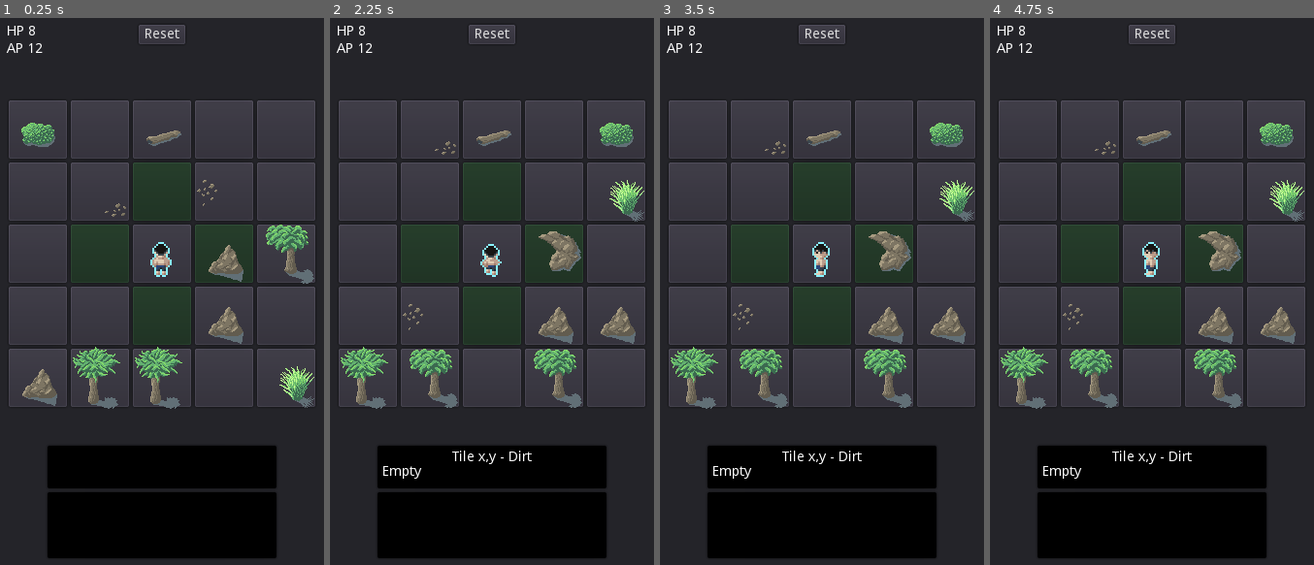
Above: before the commit, frames 1-4 (left to right).
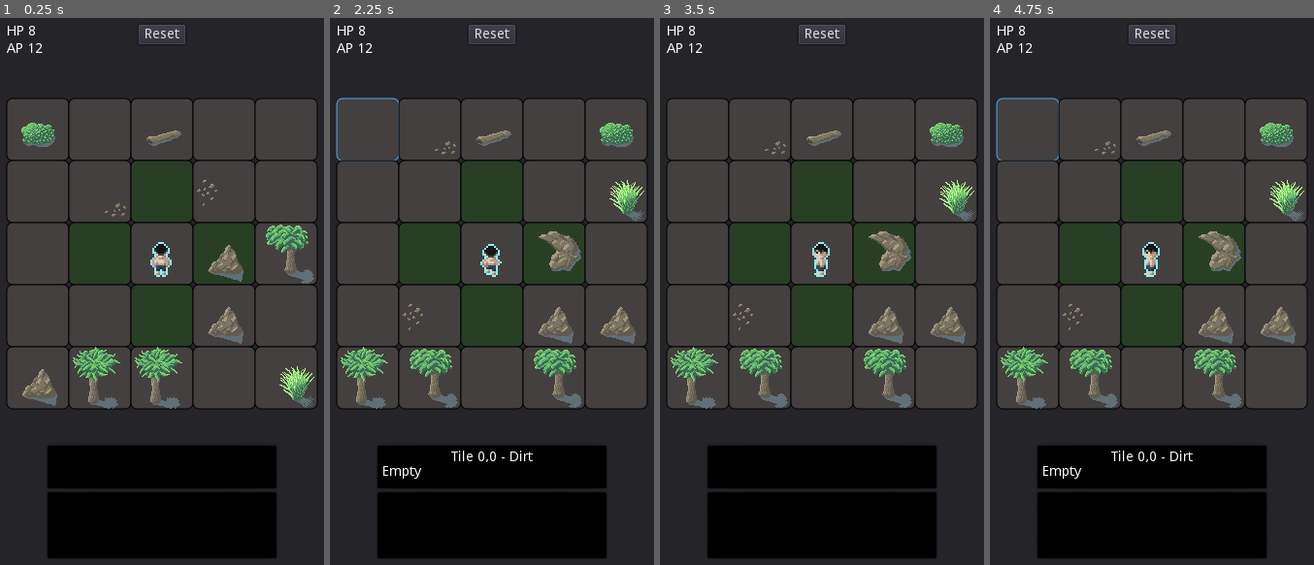
Above: after the commit, the same moments.

Repository: jerrymander/crafting-rpg-tactics
Game: Godot game, scene res://Base.tscn
Same seed, same stepped clock (60 frames per second), same inputs: the game is played once before the commit and once after it.
Inputs (mouse positions are in pixels of both pictures, inside the frame that each line leads up to):
- Up to frame 1 (0.25 s): no input
- Up to frame 2 (2.25 s): click (368, 127) at 0.52 s; click "Reset" at 1.25 s; click (368, 127) at 2.02 s
- Up to frame 3 (3.5 s): click (698, 127) at 2.77 s
- Up to frame 4 (4.75 s): tap Enter at 4.25 s

The runs differ from the first frame. In frame 1, 4.3% of the frame differs, in the area x 2-98%, y 14-72%; in frame 2, 4.7%, in the area x 1-98%, y 14-82%; in frame 3, 4.6%; in frame 4, 4.7%.

Commit message:
select grid with style / coordinates

Diff:
--- a/implement/Base.gd
+++ b/implement/Base.gd
@@ -2,6 +2,8 @@
 
 var slots_ui
 var player_ui
+
+var selected_slot
 
 onready var tileInfoText = $Info/TileInfo/Text
 
@@ -28,7 +30,7 @@
 			slot_ui.name = "SlotUI(%s,%s)" % [x, y]
 			slot_ui.rect_position = Vector2(x*64, y*64)
 			slot_ui.update_sprite()
-			slot_ui.get_node("Click").connect("pressed", self, "_select_slot", [slot_ui])
+			slot_ui.get_node("Click").connect("pressed", self, "_select_slot", [slot_ui, x, y])
 			grid.add_child(slot_ui)
 			slots_ui[x].append(slot_ui)
 
@@ -68,11 +70,20 @@
 		empty_slot.quantity = randi() % 20 + 20
 		empty_slot.get_parent().update_sprite()
 
-func _select_slot(slot_ui):
-	var bbcode = "[center]Tile x,y - Dirt[/center]\n"
-	for line in slot_ui.get_node("Slot").description():
-		bbcode = bbcode + line + "\n"
-	tileInfoText.bbcode_text = bbcode
+func _select_slot(slot_ui, x, y):
+	if selected_slot == slot_ui:
+		slot_ui.deselect()
+		selected_slot = null
+		tileInfoText.bbcode_text = ""
+	else:
+		if selected_slot != null:
+			selected_slot.deselect()
+		selected_slot = slot_ui
+		slot_ui.select()
+		var bbcode = "[center]Tile %s,%s - Dirt[/center]\n" % [x, y]
+		for line in slot_ui.get_node("Slot").description():
+			bbcode = bbcode + line + "\n"
+		tileInfoText.bbcode_text = bbcode
 
 func _get_empty_slot():
 	var empty_slots = []
--- a/implement/Base.tscn
+++ b/implement/Base.tscn
@@ -3,7 +3,7 @@
 [ext_resource path="res://Base.gd" type="Script" id=1]
 [ext_resource path="res://UI/BarStat.tscn" type="PackedScene" id=2]
 
-[node name="Base" type="Panel" index="0"]
+[node name="Base" type="Panel"]
 
 anchor_left = 0.0
 anchor_top = 0.0
@@ -103,7 +103,7 @@
 margin_left = 7.0
 margin_top = 7.0
 margin_right = 233.0
-margin_bottom = 40.0
+margin_bottom = 41.0
 rect_pivot_offset = Vector2( 0, 0 )
 rect_clip_content = true
 mouse_filter = 0
--- a/implement/SlotUI.gd
+++ b/implement/SlotUI.gd
@@ -1,4 +1,7 @@
 extends PanelContainer
+
+var style_default = preload("res://UI/SlotUI.tres")
+var style_selected = preload("res://UI/SlotUI_selected.tres")
 
 var frames = {}
 
@@ -17,13 +20,22 @@
 	var item_frames = frames[$Slot.item]
 	$Sprite.frame = item_frames[randi() % item_frames.size()]
 
-	if $PlayerUI:
+	if has_node("PlayerUI"):
 		for neighbor in $Slot.neighbors:
 			neighbor.get_parent().self_modulate = ColorN("palegreen", 1)
 
 func slot():
 	return $Slot
 
+func select():
+	_set_style(style_selected)
+
+func deselect():
+	_set_style(style_default)
+
+func _set_style(style):
+	set("custom_styles/panel", style)
+
 #func _process(delta):
 #	# Called every frame. Delta is time since last frame.
 #	# Update game logic here.
--- a/implement/SlotUI.tscn
+++ b/implement/SlotUI.tscn
@@ -1,10 +1,11 @@
-[gd_scene load_steps=4 format=2]
+[gd_scene load_steps=5 format=2]
 
-[ext_resource path="res://SlotUI.gd" type="Script" id=1]
-[ext_resource path="res://Slot.gd" type="Script" id=2]
-[ext_resource path="res://CraftingTactics_Object_Tilesheet.png" type="Texture" id=3]
+[ext_resource path="res://UI/SlotUI.tres" type="StyleBox" id=1]
+[ext_resource path="res://SlotUI.gd" type="Script" id=2]
+[ext_resource path="res://Slot.gd" type="Script" id=3]
+[ext_resource path="res://CraftingTactics_Object_Tilesheet.png" type="Texture" id=4]
 
-[node name="SlotUI" type="PanelContainer"]
+[node name="SlotUI" type="PanelContainer" index="0"]
 
 anchor_left = 0.0
 anchor_top = 0.0
@@ -18,23 +19,22 @@
 mouse_default_cursor_shape = 0
 size_flags_horizontal = 1
 size_flags_vertical = 1
-script = ExtResource( 1 )
-_sections_unfolded = [ "Visibility" ]
+custom_styles/panel = ExtResource( 1 )
+script = ExtResource( 2 )
 
 [node name="Slot" type="Node" parent="." index="0"]
 
-script = ExtResource( 2 )
+script = ExtResource( 3 )
 
 [node name="Entities" type="Node" parent="Slot" index="0"]
 
 [node name="Sprite" type="Sprite" parent="." index="1"]
 
-texture = ExtResource( 3 )
+texture = ExtResource( 4 )
 centered = false
 vframes = 4
 hframes = 4
 frame = 9
-_sections_unfolded = [ "Animation", "Offset" ]
 
 [node name="Click" type="TextureButton" parent="." index="2"]
 
@@ -42,10 +42,10 @@
 anchor_top = 0.0
 anchor_right = 0.0
 anchor_bottom = 0.0
-margin_left = 7.0
-margin_top = 7.0
-margin_right = 57.0
-margin_bottom = 57.0
+margin_left = 1.0
+margin_top = 1.0
+margin_right = 63.0
+margin_bottom = 63.0
 rect_pivot_offset = Vector2( 0, 0 )
 rect_clip_content = false
 focus_mode = 2
@@ -57,4 +57,3 @@
 enabled_focus_mode = 2
 shortcut = null
 group = null
-_sections_unfolded = [ "Anchor", "Margin", "Rect" ]
--- /dev/null
+++ b/implement/UI/SlotUI.tres
@@ -0,0 +1,29 @@
+[gd_resource type="StyleBoxFlat" format=2]
+
+[resource]
+
+content_margin_left = -1.0
+content_margin_right = -1.0
+content_margin_top = -1.0
+content_margin_bottom = -1.0
+bg_color = Color( 0.269531, 0.252686, 0.252686, 1 )
+draw_center = true
+border_width_left = 1
+border_width_top = 1
+border_width_right = 1
+border_width_bottom = 1
+border_color = Color( 0, 0, 0, 1 )
+border_blend = false
+corner_radius_top_left = 5
+corner_radius_top_right = 5
+corner_radius_bottom_right = 5
+corner_radius_bottom_left = 5
+corner_detail = 5
+expand_margin_left = 0.0
+expand_margin_right = 0.0
+expand_margin_top = 0.0
+expand_margin_bottom = 0.0
+shadow_color = Color( 0, 0, 0, 0.6 )
+shadow_size = 0
+anti_aliasing = true
+anti_aliasing_size = 1
--- /dev/null
+++ b/implement/UI/SlotUI_selected.tres
@@ -0,0 +1,30 @@
+[gd_resource type="StyleBoxFlat" format=2]
+
+[resource]
+
+content_margin_left = -1.0
+content_margin_right = -1.0
+content_margin_top = -1.0
+content_margin_bottom = -1.0
+bg_color = Color( 0.269531, 0.252686, 0.252686, 1 )
+draw_center = true
+border_width_left = 1
+border_width_top = 1
+border_width_right = 1
+border_width_bottom = 1
+border_color = Color( 0.268448, 0.689047, 0.941406, 1 )
+border_blend = false
+corner_radius_top_left = 5
+corner_radius_top_right = 5
+corner_radius_bottom_right = 5
+corner_radius_bottom_left = 5
+corner_detail = 5
+expand_margin_left = 0.0
+expand_margin_right = 0.0
+expand_margin_top = 0.0
+expand_margin_bottom = 0.0
+shadow_color = Color( 0, 0, 0, 0.6 )
+shadow_size = 0
+anti_aliasing = true
+anti_aliasing_size = 1
+_sections_unfolded = [ "Border", "Border Width", "Corner Radius" ]
